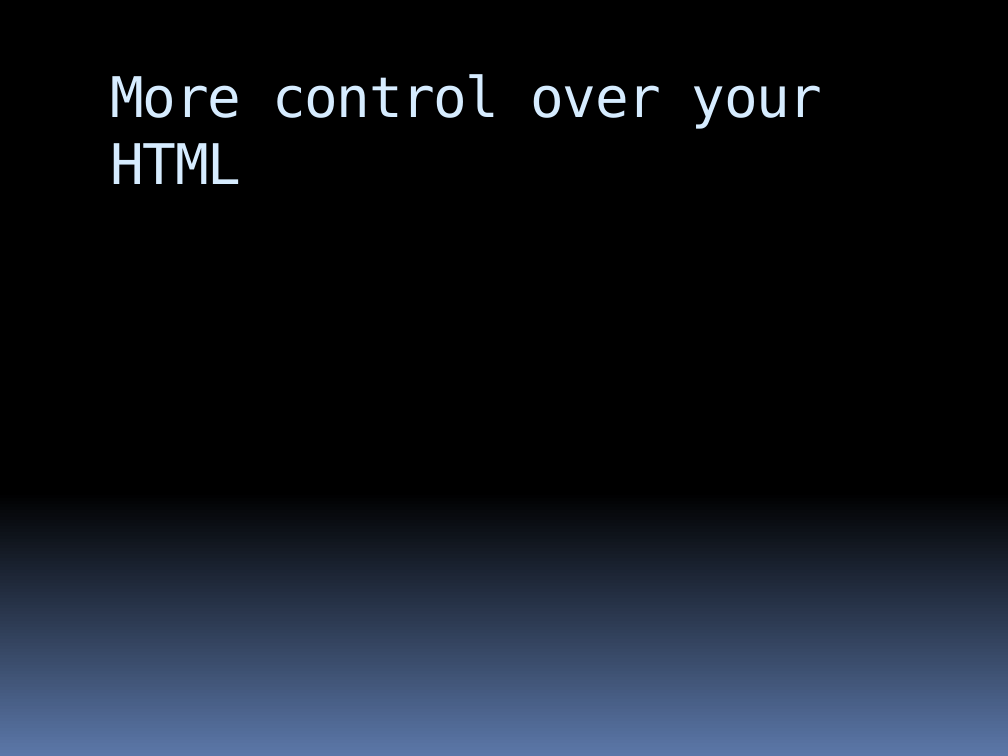
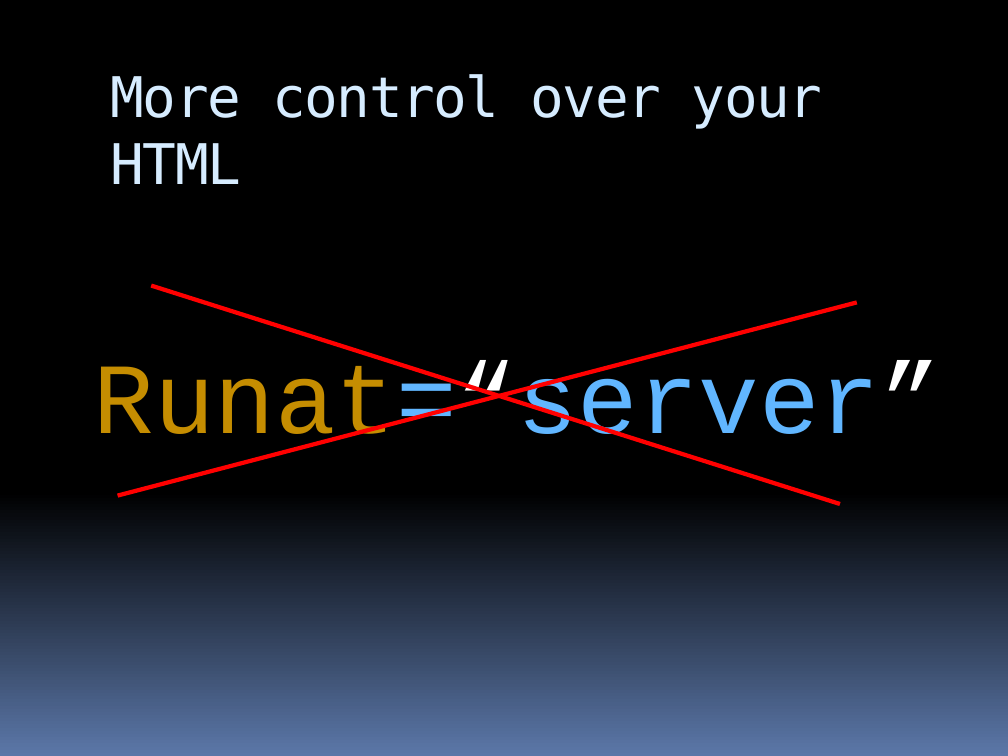
Before and after one commit to stevenharman/codeincubator, a slide deck: slide 9 of Samples/Getting-Started-With-MVC/Getting Started with MVC.pptx (slide 8 before the commit). Drawn at 1008x756 pixels with LibreOffice and Linux fonts; fonts in the diff are those of the drawing. Boxes give left, top, right and bottom in pixels: in the first picture for what was removed or moved away, otherwise in the second. Text is boxed around its words. In the diff, an @@ line names an element or a change of style, - is before the commit and + after.

```diff
--- a/Samples/Getting-Started-With-MVC/Getting Started with MVC.pptx
+++ b/Samples/Getting-Started-With-MVC/Getting Started with MVC.pptx
@@ line added from (151, 285) to (840, 504), #FF0000 3 pt @@
@@ line added from (118, 496) to (857, 302), #FF0000 3 pt @@
@@ text added at bbox=[94, 360, 941, 460], 72 pt, text #61B6FF @@
+Runat=“server”
```
Also in this commit, not shown: 7 other slides changed, 6 slides added, 4 slides removed.
